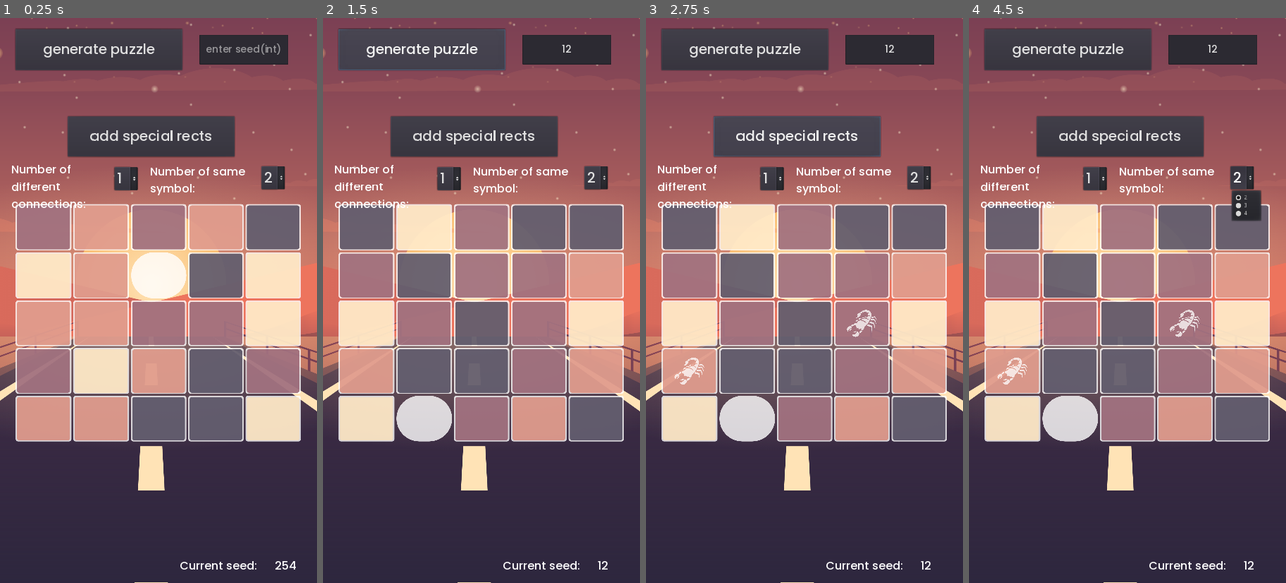
Above: before the commit, frames 1-4 (left to right).
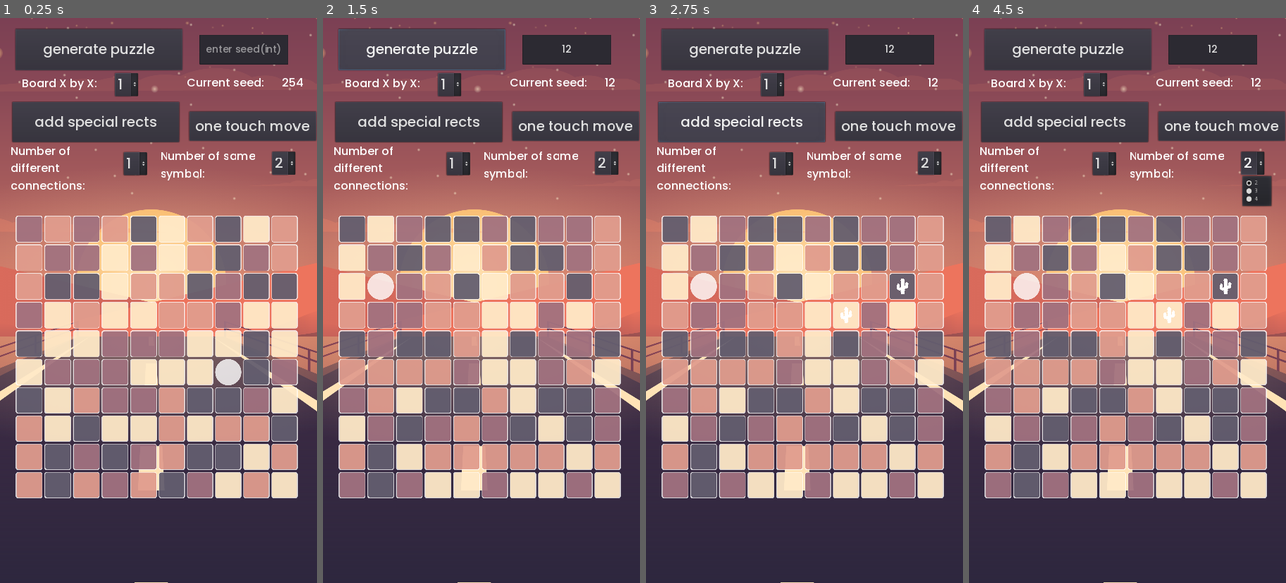
Above: after the commit, the same moments.

Repository: Cofica17/ColorCubes
Game: Godot game, scene res://scenes/Game.tscn
The game is run twice, just before and just after one commit, with the same random seed, the same clock (stepped at 60 frames per second) and the same inputs. The engine's default icon, where the game draws it, is replaced by a stand-in: a white triangle on a blue panel in a dark square.
Inputs (mouse positions are in pixels of both pictures, inside the frame that each line leads up to):
- Up to frame 1 (0.25 s): no input
- Up to frame 2 (1.5 s): click (567, 51) at 0.52 s; type "12" at 0.6 s; click "generate puzzle" at 1.25 s
- Up to frame 3 (2.75 s): click "add special rects" at 2 s
- Up to frame 4 (4.5 s): click "1" at 2.75 s; click (1222, 125) at 3.5 s, where only the run after the commit has a clickable "one touch move"; click "2" at 4.25 s

The runs differ from the first frame. In frame 1, 47% of the frame differs, in the area x 3-100%, y 9-98%; in frame 2, 46%; in frame 3, 46%; in frame 4, 47%.

Commit message:
added more testing tools

Diff:
--- a/Global.gd
+++ b/Global.gd
@@ -3,18 +3,20 @@
 var RNG = RandomNumberGenerator.new()
 var current_seed
 
-signal switch_grid_rects(moveable_grid_rect, colored_grid_rect)
+signal switch_grid_rects(colored_grid_rect)
 signal cancel_switch_grid_rects()
+signal puzzle_generated()
 
-var white:Color = "#ccffffff"
+var white:Color = "#ffffff"
 var black:Color = "#000000"
 
 var current_theme : Dictionary
 var total_number_of_diff_connection_rects := 2
 
-var moveable_grid_rect
 var colored_grid_rect
 var switch_grid_rects_initiated:bool = false
+
+var one_touch_move = false
 
 enum DIRECTION {
 	LEFT,
@@ -24,23 +26,21 @@
 }
 
 
-func initiate_switch_grid_rects(grid_rect:GridRect) -> void:
+func initiate_switch_grid_rects() -> void:
 	switch_grid_rects_initiated = true
-	moveable_grid_rect = grid_rect
 
 
 func finish_switch_grid_rects(grid_rect:GridRect) -> void:
-	if not switch_grid_rects_initiated:
+	if not switch_grid_rects_initiated and not one_touch_move:
 		cancel_switch_grid_rects()
 		return
 
 	colored_grid_rect = grid_rect
-	emit_signal("switch_grid_rects", moveable_grid_rect, colored_grid_rect)
+	emit_signal("switch_grid_rects", colored_grid_rect)
 	cancel_switch_grid_rects()
 
 
 func cancel_switch_grid_rects() -> void:
 	switch_grid_rects_initiated = false
-	moveable_grid_rect = null
 	colored_grid_rect = null
 	emit_signal("cancel_switch_grid_rects")
--- a/scenes/ColoredGridRect.tscn
+++ b/scenes/ColoredGridRect.tscn
@@ -19,8 +19,11 @@
 corner_radius_bottom_left = 5
 
 [node name="ColoredGridRect" type="Control"]
-anchor_right = 0.1
-anchor_bottom = 0.1
+anchor_right = 0.111
+anchor_bottom = 0.062
+margin_right = 0.0799942
+margin_bottom = 0.639999
+rect_min_size = Vector2( 40, 40 )
 size_flags_horizontal = 3
 size_flags_vertical = 3
 script = ExtResource( 1 )
@@ -50,7 +53,6 @@
 
 [node name="TextureRect" type="TextureRect" parent="."]
 visible = false
-modulate = Color( 1, 1, 1, 0.75 )
 anchor_left = 0.2
 anchor_top = 0.2
 anchor_right = 0.8
--- a/scenes/Game.tscn
+++ b/scenes/Game.tscn
@@ -44,26 +44,12 @@
 }
 
 [node name="Grid" parent="." instance=ExtResource( 1 )]
-anchor_top = 0.33
-anchor_bottom = 0.75
-columns = 5
+anchor_top = 0.35
+anchor_bottom = 0.85
+columns = 10
+rows = 10
 
 [node name="DEBUG_TBD" type="Node2D" parent="."]
-
-[node name="Label" type="Label" parent="DEBUG_TBD"]
-visible = false
-margin_left = 226.957
-margin_top = 256.762
-margin_right = 448.957
-margin_bottom = 325.762
-custom_fonts/font = SubResource( 1 )
-custom_colors/font_color = Color( 0, 0, 0, 1 )
-text = "Not solved"
-align = 1
-valign = 1
-__meta__ = {
-"_edit_use_anchors_": false
-}
 
 [node name="GeneratePuzzle" type="Button" parent="DEBUG_TBD"]
 margin_left = 34.745
@@ -77,21 +63,32 @@
 }
 
 [node name="Button" type="Button" parent="DEBUG_TBD"]
-margin_left = 154.245
-margin_top = 223.307
-margin_right = 533.245
-margin_bottom = 314.307
+margin_left = 28.1708
+margin_top = 189.579
+margin_right = 407.171
+margin_bottom = 280.579
 custom_fonts/font = SubResource( 1 )
 text = "add special rects"
 __meta__ = {
 "_edit_use_anchors_": false
 }
 
+[node name="Button2" type="Button" parent="DEBUG_TBD"]
+margin_left = 429.838
+margin_top = 211.919
+margin_right = 717.838
+margin_bottom = 277.919
+custom_fonts/font = SubResource( 1 )
+text = "one touch move"
+__meta__ = {
+"_edit_use_anchors_": false
+}
+
 [node name="OptionButton" type="OptionButton" parent="DEBUG_TBD"]
-margin_left = 259.869
-margin_top = 337.592
-margin_right = 312.869
-margin_bottom = 389.592
+margin_left = 280.777
+margin_top = 303.864
+margin_right = 333.777
+margin_bottom = 355.864
 custom_fonts/font = SubResource( 1 )
 text = "1"
 items = [ "1", null, false, 0, null, "2", null, false, 1, null ]
@@ -101,10 +98,10 @@
 }
 
 [node name="Label2" type="Label" parent="DEBUG_TBD"]
-margin_left = 24.5844
-margin_top = 324.977
-margin_right = 244.584
-margin_bottom = 408.977
+margin_left = 24.0127
+margin_top = 282.818
+margin_right = 249.013
+margin_bottom = 408.818
 custom_fonts/font = SubResource( 2 )
 text = "Number of different connections:"
 autowrap = true
@@ -113,10 +110,10 @@
 }
 
 [node name="OptionButton2" type="OptionButton" parent="DEBUG_TBD"]
-margin_left = 594.467
-margin_top = 336.257
-margin_right = 647.467
-margin_bottom = 388.257
+margin_left = 617.895
+margin_top = 302.529
+margin_right = 670.895
+margin_bottom = 354.529
 custom_fonts/font = SubResource( 1 )
 text = "2"
 items = [ "2", null, false, 1, null, "3", null, false, 2, null, "4", null, false, 3, null ]
@@ -125,11 +122,24 @@
 "_edit_use_anchors_": false
 }
 
+[node name="OptionButton3" type="OptionButton" parent="DEBUG_TBD"]
+margin_left = 260.952
+margin_top = 125.18
+margin_right = 313.952
+margin_bottom = 177.18
+custom_fonts/font = SubResource( 1 )
+text = "0"
+items = [ "1", null, false, 2, null, "2", null, false, 3, null, "3", null, false, 3, null, "4", null, false, 4, null, "5", null, false, 5, null, "6", null, false, 6, null, "7", null, false, 7, null, "8", null, false, 8, null, "9", null, false, 9, null, "10", null, false, 10, null ]
+selected = 0
+__meta__ = {
+"_edit_use_anchors_": false
+}
+
 [node name="Label3" type="Label" parent="DEBUG_TBD"]
-margin_left = 340.941
-margin_top = 328.981
-margin_right = 560.941
-margin_bottom = 412.981
+margin_left = 364.369
+margin_top = 295.253
+margin_right = 584.369
+margin_bottom = 379.253
 custom_fonts/font = SubResource( 2 )
 text = "Number of same symbol:"
 autowrap = true
@@ -138,10 +148,10 @@
 }
 
 [node name="21" type="Label" parent="DEBUG_TBD"]
-margin_left = 407.919
-margin_top = 1221.97
-margin_right = 640.919
-margin_bottom = 1268.97
+margin_left = 424.237
+margin_top = 127.939
+margin_right = 627.237
+margin_bottom = 175.939
 custom_fonts/font = SubResource( 2 )
 text = "Current seed: "
 __meta__ = {
@@ -149,12 +159,23 @@
 }
 
 [node name="CurrentSeed" type="Label" parent="DEBUG_TBD"]
-margin_left = 623.919
-margin_top = 1221.97
-margin_right = 856.919
-margin_bottom = 1268.97
+margin_left = 640.157
+margin_top = 127.913
+margin_right = 873.157
+margin_bottom = 174.913
 custom_fonts/font = SubResource( 2 )
 text = "123"
+__meta__ = {
+"_edit_use_anchors_": false
+}
+
+[node name="xbyx" type="Label" parent="DEBUG_TBD"]
+margin_left = 49.7416
+margin_top = 130.158
+margin_right = 282.742
+margin_bottom = 177.158
+custom_fonts/font = SubResource( 2 )
+text = "Board X by X:"
 __meta__ = {
 "_edit_use_anchors_": false
 }
@@ -171,5 +192,7 @@
 "_edit_use_anchors_": false
 }
 
+[connection signal="pressed" from="DEBUG_TBD/Button2" to="." method="_on_Button2_pressed"]
 [connection signal="item_selected" from="DEBUG_TBD/OptionButton" to="." method="_on_OptionButton_item_selected"]
 [connection signal="item_selected" from="DEBUG_TBD/OptionButton2" to="." method="_on_OptionButton2_item_selected"]
+[connection signal="item_selected" from="DEBUG_TBD/OptionButton3" to="." method="_on_OptionButton3_item_selected"]
--- a/scenes/Grid.tscn
+++ b/scenes/Grid.tscn
@@ -1,7 +1,5 @@
-[gd_scene load_steps=5 format=2]
+[gd_scene load_steps=3 format=2]
 
-[ext_resource path="res://scenes/ColoredGridRect.tscn" type="PackedScene" id=1]
-[ext_resource path="res://scenes/MoveableGridRect.tscn" type="PackedScene" id=2]
 [ext_resource path="res://scripts/Grid.gd" type="Script" id=3]
 
 [sub_resource type="StyleBoxFlat" id=1]
@@ -19,7 +17,6 @@
 __meta__ = {
 "_edit_use_anchors_": false
 }
-rows = 5
 
 [node name="GridContainer" type="GridContainer" parent="."]
 anchor_right = 1.0
@@ -30,193 +27,3 @@
 __meta__ = {
 "_edit_use_anchors_": false
 }
-
-[node name="GridRect" parent="GridContainer" instance=ExtResource( 1 )]
-anchor_right = 0.0
-anchor_bottom = 0.0
-margin_right = 125.0
-margin_bottom = 98.0
-
-[node name="GridRect2" parent="GridContainer" instance=ExtResource( 1 )]
-anchor_right = 0.0
-anchor_bottom = 0.0
-margin_left = 130.0
-margin_right = 255.0
-margin_bottom = 98.0
-
-[node name="GridRect3" parent="GridContainer" instance=ExtResource( 1 )]
-anchor_right = 0.0
-anchor_bottom = 0.0
-margin_left = 260.0
-margin_right = 385.0
-margin_bottom = 98.0
-
-[node name="GridRect4" parent="GridContainer" instance=ExtResource( 1 )]
-anchor_right = 0.0
-anchor_bottom = 0.0
-margin_left = 390.0
-margin_right = 515.0
-margin_bottom = 98.0
-
-[node name="GridRect5" parent="GridContainer" instance=ExtResource( 1 )]
-anchor_right = 0.0
-anchor_bottom = 0.0
-margin_left = 520.0
-margin_right = 645.0
-margin_bottom = 98.0
-
-[node name="GridRect6" parent="GridContainer" instance=ExtResource( 1 )]
-anchor_right = 0.0
-anchor_bottom = 0.0
-margin_top = 103.0
-margin_right = 125.0
-margin_bottom = 201.0
-
-[node name="GridRect7" parent="GridContainer" instance=ExtResource( 1 )]
-anchor_right = 0.0
-anchor_bottom = 0.0
-margin_left = 130.0
-margin_top = 103.0
-margin_right = 255.0
-margin_bottom = 201.0
-
-[node name="GridRect8" parent="GridContainer" instance=ExtResource( 1 )]
-anchor_right = 0.0
-anchor_bottom = 0.0
-margin_left = 260.0
-margin_top = 103.0
-margin_right = 385.0
-margin_bottom = 201.0
-
-[node name="GridRect9" parent="GridContainer" instance=ExtResource( 1 )]
-anchor_right = 0.0
-anchor_bottom = 0.0
-margin_left = 390.0
-margin_top = 103.0
-margin_right = 515.0
-margin_bottom = 201.0
-
-[node name="GridRect10" parent="GridContainer" instance=ExtResource( 1 )]
-anchor_right = 0.0
-anchor_bottom = 0.0
-margin_left = 520.0
-margin_top = 103.0
-margin_right = 645.0
-margin_bottom = 201.0
-
-[node name="GridRect11" parent="GridContainer" instance=ExtResource( 1 )]
-anchor_right = 0.0
-anchor_bottom = 0.0
-margin_top = 206.0
-margin_right = 125.0
-margin_bottom = 304.0
-
-[node name="GridRect12" parent="GridContainer" instance=ExtResource( 1 )]
-anchor_right = 0.0
-anchor_bottom = 0.0
-margin_left = 130.0
-margin_top = 206.0
-margin_right = 255.0
-margin_bottom = 304.0
-
-[node name="GridRect13" parent="GridContainer" instance=ExtResource( 1 )]
-anchor_right = 0.0
-anchor_bottom = 0.0
-margin_left = 260.0
-margin_top = 206.0
-margin_right = 385.0
-margin_bottom = 304.0
-
-[node name="GridRect14" parent="GridContainer" instance=ExtResource( 1 )]
-anchor_right = 0.0
-anchor_bottom = 0.0
-margin_left = 390.0
-margin_top = 206.0
-margin_right = 515.0
-margin_bottom = 304.0
-
-[node name="GridRect15" parent="GridContainer" instance=ExtResource( 1 )]
-anchor_right = 0.0
-anchor_bottom = 0.0
-margin_left = 520.0
-margin_top = 206.0
-margin_right = 645.0
-margin_bottom = 304.0
-
-[node name="GridRect16" parent="GridContainer" instance=ExtResource( 1 )]
-anchor_right = 0.0
-anchor_bottom = 0.0
-margin_top = 309.0
-margin_right = 125.0
-margin_bottom = 407.0
-
-[node name="GridRect17" parent="GridContainer" instance=ExtResource( 1 )]
-anchor_right = 0.0
-anchor_bottom = 0.0
-margin_left = 130.0
-margin_top = 309.0
-margin_right = 255.0
-margin_bottom = 407.0
-
-[node name="GridRect18" parent="GridContainer" instance=ExtResource( 1 )]
-anchor_right = 0.0
-anchor_bottom = 0.0
-margin_left = 260.0
-margin_top = 309.0
-margin_right = 385.0
-margin_bottom = 407.0
-
-[node name="GridRect19" parent="GridContainer" instance=ExtResource( 1 )]
-anchor_right = 0.0
-anchor_bottom = 0.0
-margin_left = 390.0
-margin_top = 309.0
-margin_right = 515.0
-margin_bottom = 407.0
-
-[node name="MoveableGridRect" parent="GridContainer" instance=ExtResource( 2 )]
-anchor_right = 0.0
-anchor_bottom = 0.0
-margin_left = 520.0
-margin_top = 309.0
-margin_right = 645.0
-margin_bottom = 407.0
-
-[node name="GridRect21" parent="GridContainer" instance=ExtResource( 1 )]
-anchor_right = 0.0
-anchor_bottom = 0.0
-margin_top = 412.0
-margin_right = 125.0
-margin_bottom = 510.0
-
-[node name="GridRect22" parent="GridContainer" instance=ExtResource( 1 )]
-anchor_right = 0.0
-anchor_bottom = 0.0
-margin_left = 130.0
-margin_top = 412.0
-margin_right = 255.0
-margin_bottom = 510.0
-
-[node name="GridRect23" parent="GridContainer" instance=ExtResource( 1 )]
-anchor_right = 0.0
-anchor_bottom = 0.0
-margin_left = 260.0
-margin_top = 412.0
-margin_right = 385.0
-margin_bottom = 510.0
-
-[node name="GridRect24" parent="GridContainer" instance=ExtResource( 1 )]
-anchor_right = 0.0
-anchor_bottom = 0.0
-margin_left = 390.0
-margin_top = 412.0
-margin_right = 515.0
-margin_bottom = 510.0
-
-[node name="GridRect25" parent="GridContainer" instance=ExtResource( 1 )]
-anchor_right = 0.0
-anchor_bottom = 0.0
-margin_left = 520.0
-margin_top = 412.0
-margin_right = 645.0
-margin_bottom = 510.0
--- a/scripts/Game.gd
+++ b/scripts/Game.gd
@@ -1,4 +1,5 @@
 extends Control
+tool
 
 onready var grid:Grid = get_node("Grid")
 
@@ -27,7 +28,7 @@
 		if num_of_different_connection_rects > Global.total_number_of_diff_connection_rects:
 			num_of_different_connection_rects = Global.total_number_of_diff_connection_rects
 
-	var excluding = [_get_moveable_rect_id()]
+	var excluding = [grid.get_moveable_rect_id()]
 	var excluding_icons = []
 	for i in num_of_different_connection_rects:
 		var rnd_rect_icon = Utils.generate_random_int_excluding(0, Global.total_number_of_diff_connection_rects - 1, excluding_icons)
@@ -52,10 +53,11 @@
 		excluding_icons.append(rnd_rect_icon)
 
 
-func _get_moveable_rect_id():
-	for c in grid.grid_container.get_children():
-		if c is MoveableGridRect:
-			return c.id
+var new_grid_columns
+var new_grid_rows
+func _on_OptionButton3_item_selected(index):
+	new_grid_columns = index + 1
+	new_grid_rows = index + 1
 
 
 func _generate_puzzle() -> void:
@@ -73,6 +75,10 @@
 	added_connection_rects = false
 
 	grid.clear_grid_container()
+
+	if new_grid_columns and new_grid_rows:
+		grid.columns = new_grid_columns
+		grid.rows = new_grid_rows
 
 	var GridRectScene = load("res://scenes/ColoredGridRect.tscn")
 	var MoveableGridRectScene = load("res://scenes/MoveableGridRect.tscn")
@@ -103,6 +109,8 @@
 				var random_color_idx = Global.RNG.randi() % Global.current_theme.total_number_of_possible_colors
 				grid_rect.set_color(Global.current_theme.colors[random_color_idx])
 
+	grid.call_deferred("adjust_board_size")
+
 
 func _on_OptionButton_item_selected(index):
 	num_of_dif_con = index + 1
@@ -110,3 +118,13 @@
 
 func _on_OptionButton2_item_selected(index):
 	num_of_p = index + 2
+
+var one_touch_text = "one touch move"
+var two_touch_text = "two touch move"
+func _on_Button2_pressed():
+	if $DEBUG_TBD/Button2.text == one_touch_text:
+		Global.one_touch_move = true
+		$DEBUG_TBD/Button2.text = two_touch_text
+	else:
+		Global.one_touch_move = false
+		$DEBUG_TBD/Button2.text = one_touch_text
--- a/scripts/Grid.gd
+++ b/scripts/Grid.gd
@@ -12,10 +12,26 @@
 
 func _ready() -> void:
 	Global.connect("switch_grid_rects", self, "_on_switch_grid_rects")
+	Global.connect("puzzle_generated", self, "_adjust_board_size")
+
+
+func adjust_board_size() -> void:
+	if rect_size.y > rect_size.x:
+		rect_size.y = rect_size.x
+	elif rect_size.x > rect_size.y:
+		rect_size.x = rect_size.y
+
+
+func get_moveable_rect_id():
+	for c in grid_container.get_children():
+		if c is MoveableGridRect:
+			return c.id
 
 
 #TODO: refactor if needed
-func _on_switch_grid_rects(moveable_grid_rect:MoveableGridRect, colored_grid_rect:ColoredGridRect) -> void:
+func _on_switch_grid_rects(colored_grid_rect:ColoredGridRect) -> void:
+	var moveable_grid_rect = grid_container.get_child(get_moveable_rect_id())
+
 	var dir
 
 	if moveable_grid_rect.id == colored_grid_rect.id + 1:
--- a/scripts/MoveableGridRect.gd
+++ b/scripts/MoveableGridRect.gd
@@ -9,7 +9,10 @@
 
 
 func _on_clicked() -> void:
-	Global.initiate_switch_grid_rects(self)
+	if Global.one_touch_move:
+		return
+
+	Global.initiate_switch_grid_rects()
 	set_color(Global.black)
 
 
